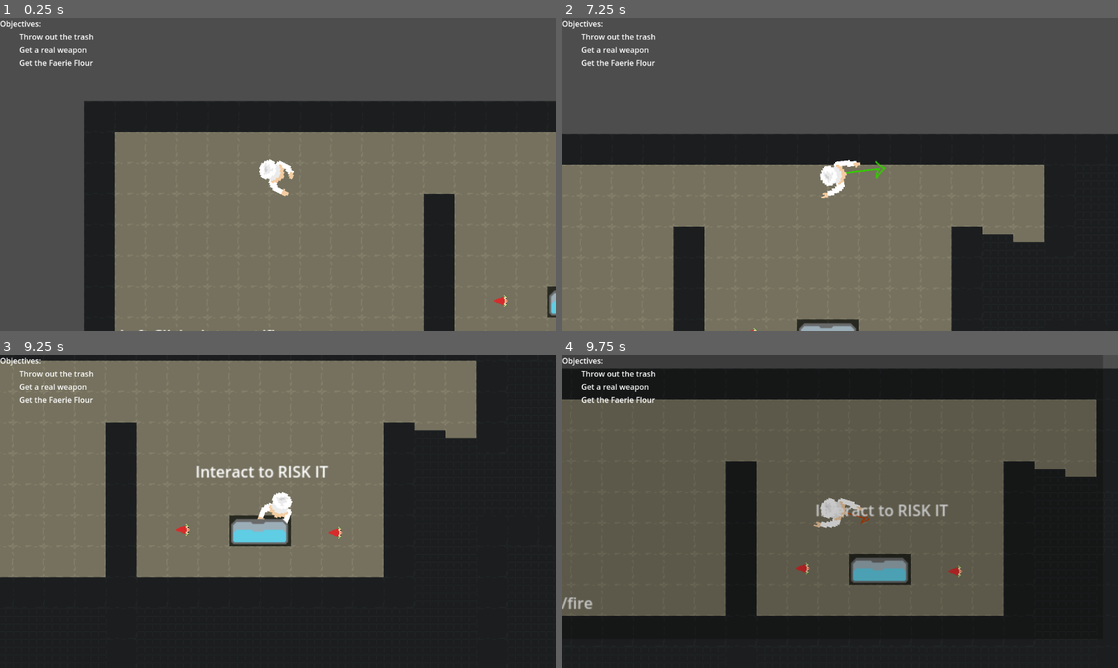
Above: before the commit, frames 1-4 (two rows, left to right).
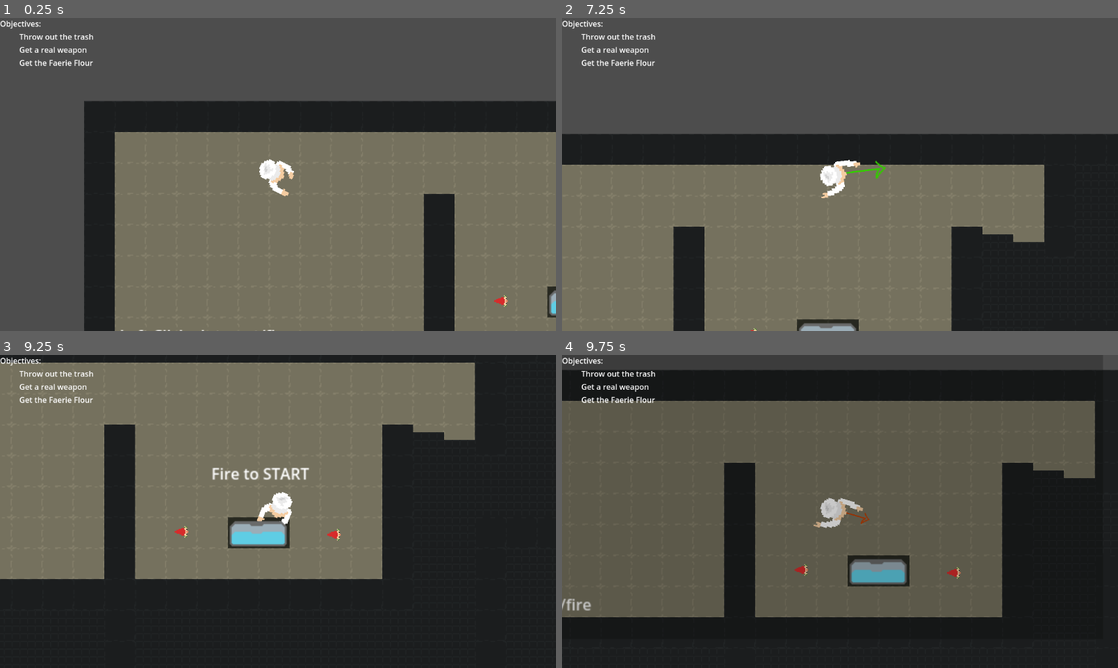
Above: after the commit, the same moments.

Repository: BobWizardLad/risk-it-for-the-biscuit
Game: Godot game, scene res://levels/trial_one.tscn
The game is run twice, just before and just after one commit, with the same random seed, the same clock (stepped at 60 frames per second) and the same inputs.
Inputs (mouse positions are in pixels of both pictures, inside the frame that each line leads up to):
- Up to frame 1 (0.25 s): no input
- Up to frame 2 (7.25 s): tap Enter at 0.5, 3.5 s; move the mouse to (962, 158) at 0.52 s; press the mouse at (962, 158) at 0.53 s; hold Right (ui_right) 0.53-1.28 s; move the mouse to (728, 190) at 1.27 s; release the mouse at (728, 190) at 1.28 s; hold Down (ui_down) 1.28-2.03 s; click (728, 190) at 1.35 s; tap Space at 2, 5 s; move the mouse to (895, 105) at 2.02 s; press the mouse at (895, 105) at 2.03 s; hold Right (ui_right) 2.03-2.78 s; move the mouse to (812, 237) at 2.77 s; release the mouse at (812, 237) at 2.78 s; hold Up (ui_up) 2.78-3.53 s; click (812, 237) at 2.85 s; move the mouse to (1006, 221) at 3.52 s; press the mouse at (1006, 221) at 3.53 s; hold Left (ui_left) 3.53-5.03 s; move the mouse to (673, 127) at 4.27 s; release the mouse at (673, 127) at 4.28 s; click (673, 127) at 4.35 s; move the mouse to (867, 174) at 5.02 s; press the mouse at (867, 174) at 5.03 s; hold Down (ui_down) 5.03-5.78 s; move the mouse to (756, 96) at 5.77 s; release the mouse at (756, 96) at 5.78 s; hold Right (ui_right) 5.78-6.53 s; click (756, 96) at 5.85 s; move the mouse to (962, 158) at 6.52 s; press the mouse at (962, 158) at 6.53 s; hold Up (ui_up) from 6.53 s (still down)
- Up to frame 3 (9.25 s): tap Enter at 7.25 s; move the mouse to (166, 527) at 7.27 s; release Up (ui_up) at 7.28 s; release the mouse at (166, 527) at 7.28 s; hold Right (ui_right) 7.28-8.03 s; click (166, 527) at 7.35 s; tap Space at 8 s; move the mouse to (333, 442) at 8.02 s; press the mouse at (333, 442) at 8.03 s; hold Down (ui_down) 8.03-8.78 s; move the mouse to (250, 574) at 8.77 s; release the mouse at (250, 574) at 8.78 s; hold Left (ui_left) from 8.78 s (still down); click (250, 574) at 8.85 s
- Up to frame 4 (9.75 s): move the mouse to (1006, 558) at 9.52 s; release Left (ui_left) at 9.53 s; press the mouse at (1006, 558) at 9.53 s; hold Up (ui_up) from 9.53 s (still down)

Frames 1-2 are identical in both runs. In frame 3, 2.9% of the frame differs, in the area x 0-86%, y 1-72%; in frame 4, 2.7%.

Commit message:
BONUS fixed the display case by changing to staticbody2d

Diff:
--- a/bake-hard/scenes/display_case.tscn
+++ b/bake-hard/scenes/display_case.tscn
@@ -10,11 +10,12 @@
 size = Vector2(51, 109)
 
 [node name="DisplayCase" type="Node2D"]
+rotation = 4.71239
 script = ExtResource("1_c4s7v")
 
-[node name="Collision" type="Area2D" parent="."]
+[node name="StaticBody2D" type="StaticBody2D" parent="."]
 
-[node name="Shape" type="CollisionShape2D" parent="Collision"]
+[node name="CollisionShape2D" type="CollisionShape2D" parent="StaticBody2D"]
 position = Vector2(0, -0.5)
 shape = SubResource("RectangleShape2D_c4s7v")
 
@@ -31,11 +32,13 @@
 shape = SubResource("RectangleShape2D_pqt5d")
 
 [node name="InteractLabel" type="Label" parent="."]
-offset_left = -68.0
-offset_top = -69.0
-offset_right = 70.0
-offset_bottom = -46.0
-text = "Interact to RISK IT"
+offset_left = 80.0
+offset_top = -66.0
+offset_right = 218.0
+offset_bottom = -43.0
+rotation = 1.5708
+text = "Fire to START"
+horizontal_alignment = 1
 
 [connection signal="body_entered" from="StartArea" to="." method="_on_start_area_body_entered"]
 [connection signal="body_exited" from="StartArea" to="." method="_on_start_area_body_exited"]
